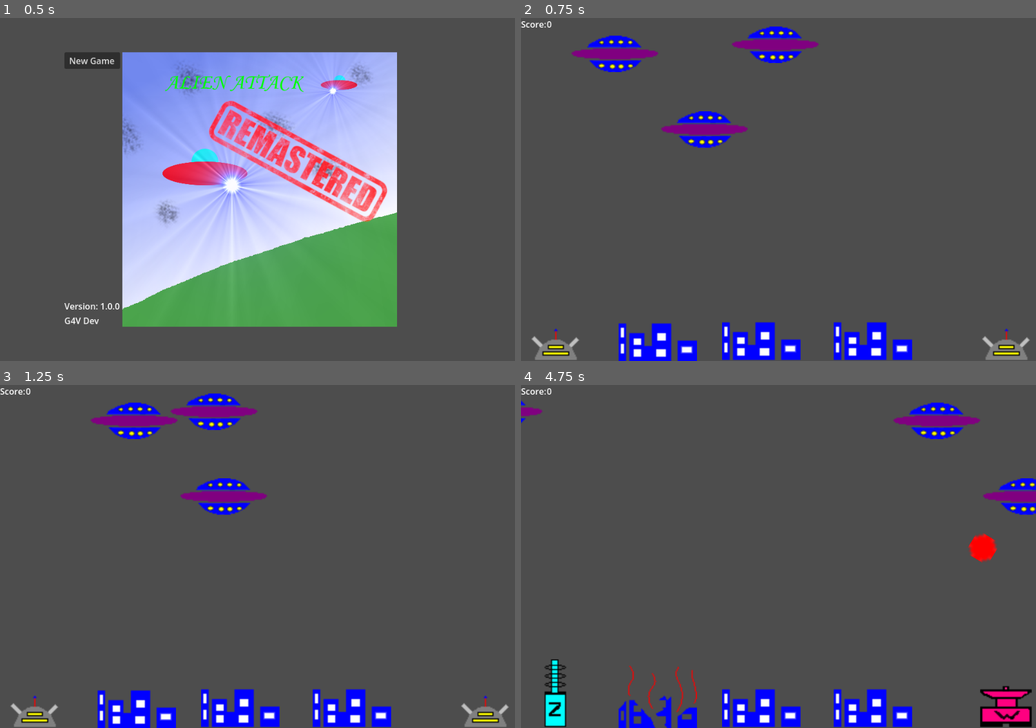
Above: before the commit, frames 1-4 (two rows, left to right).
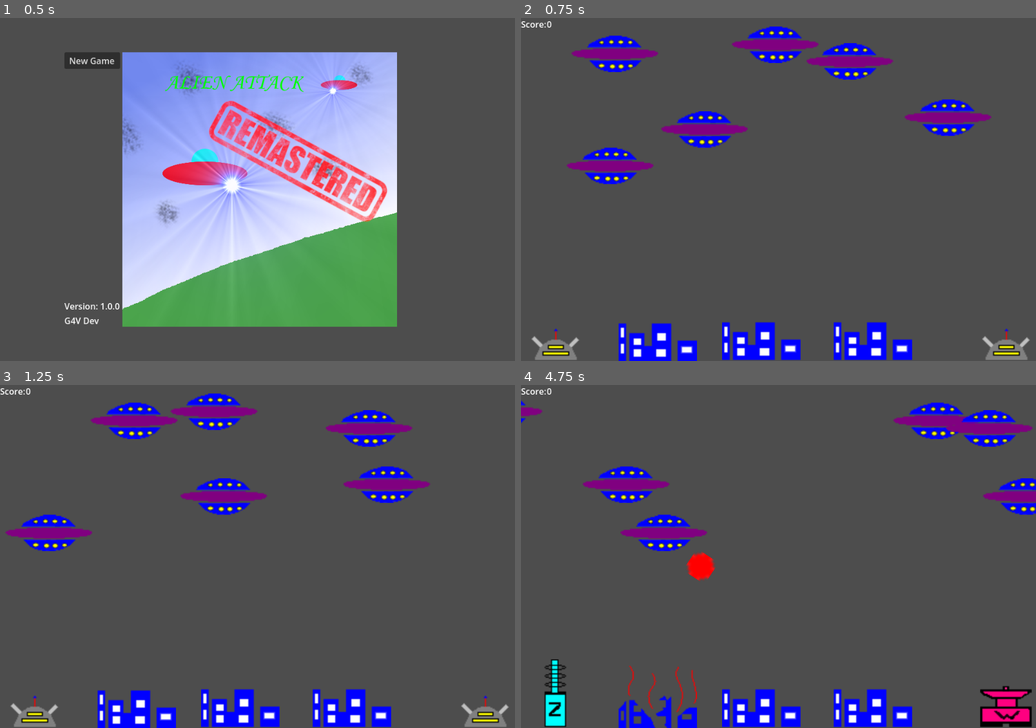
Above: after the commit, the same moments.

Repository: halkeye/AlienAttackGodot
Game: Godot game, scene res://scenes/main_menu.tscn
Two runs of this game, one before a commit and one after it. Both use one fixed random seed, a clock stepped at 60 frames per second and the inputs below.
Inputs (mouse positions are in pixels of both pictures, inside the frame that each line leads up to):
- Up to frame 1 (0.5 s): no input
- Up to frame 2 (0.75 s): click "New Game" at 0.5 s
- Up to frame 3 (1.25 s): no input
- Up to frame 4 (4.75 s): click (557, 693) at 1.25 s; click (1005, 693) at 2 s; click (557, 693) at 2.75 s; click (1005, 693) at 3.5 s; click (557, 693) at 4.25 s

Frame 1 is identical in both runs. In frame 2, 3.0% of the frame differs, in the area x 8-92%, y 7-49%; in frame 3, 3.0%; in frame 4, 3.7%, in the area x 12-100%, y 7-58%.

Commit message:
Spawn ships by code on startup

Diff:
--- a/scripts/main.gd
+++ b/scripts/main.gd
@@ -10,7 +10,22 @@
 
 @onready var scoreLabel = $"Score/Value"
 
+func gen_random_pos():
+	var x = randf_range(0, screensize.x)
+	var y = randf_range(0, screensize.y / 2)
+	return Vector2(x, y)
+
+func create_ufo():
+	var ufo = preload("res://scenes/ufo.tscn").instantiate()
+	ufo.position = gen_random_pos()
+	ufo.scale = Vector2(2, 2)
+	ufo.add_to_group("ufos")
+	add_child(ufo)
+
 func _ready():
+	create_ufo()
+	create_ufo()
+	create_ufo()
 	for ufo in get_tree().get_nodes_in_group("ufos"):
 		ufo.health_depleted.connect(_on_ufo_health_depleted)
 
